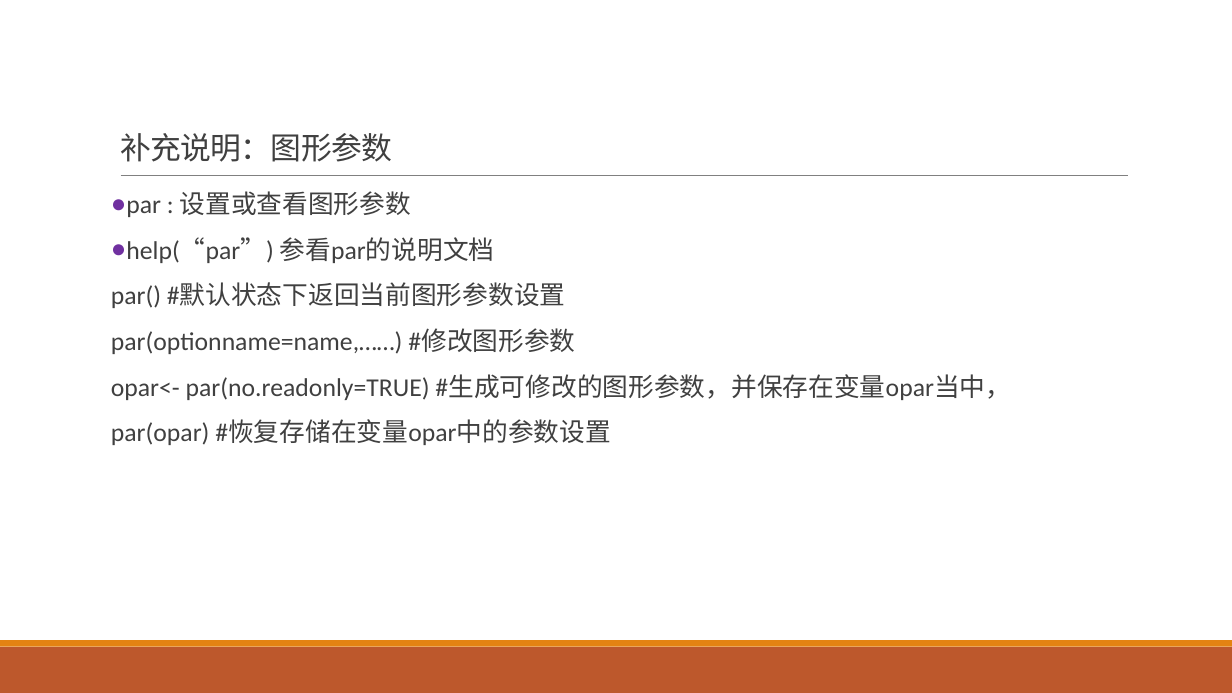
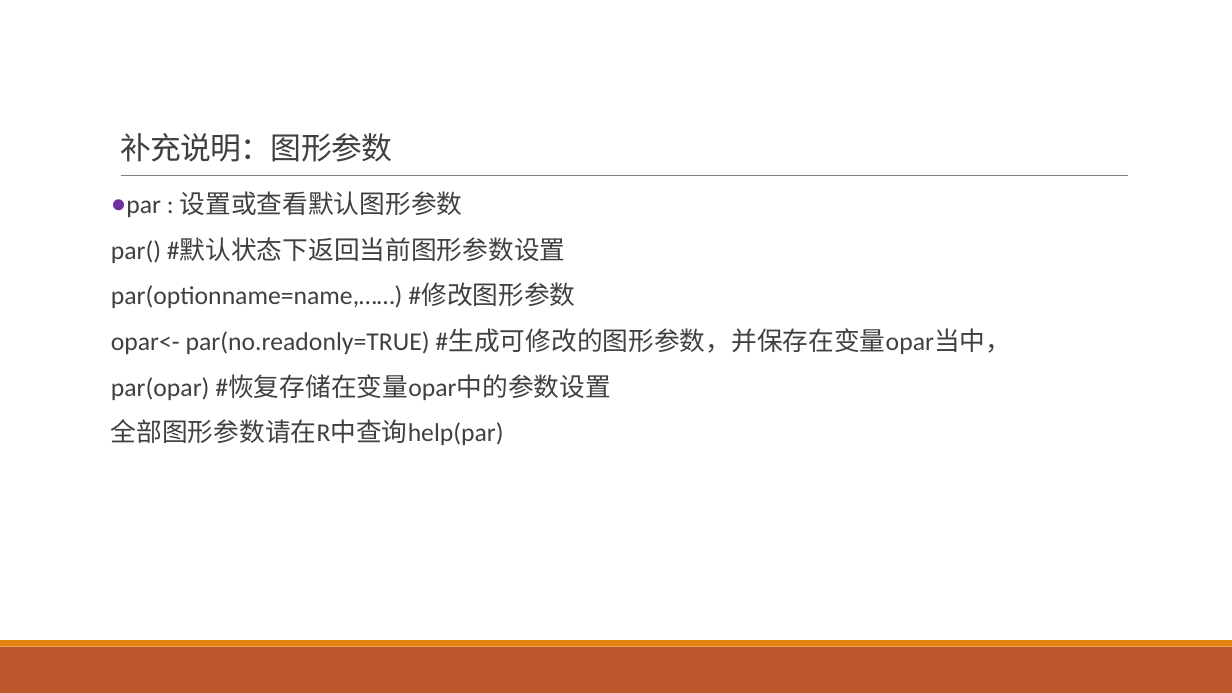
Before and after one commit to exoplanetX/DataAnalytics, a slide deck: slide 13 of 实验-5-数据可视化.pptx. Drawn at 1232x693 pixels with LibreOffice and Linux fonts; fonts in the diff are those of the drawing. Boxes give left, top, right and bottom in pixels: in the first picture for what was removed or moved away, otherwise in the second. Text is boxed around its words. In the diff, an @@ line names an element or a change of style, - is before the commit and + after.

```diff
--- a/实验-5-数据可视化.pptx
+++ b/实验-5-数据可视化.pptx
@@ text at [126, 191, 463, 217]: text changed @@
-● par : 设置或查看图形参数
-● help(“par”) 参看par的说明文档
+● par : 设置或查看默认图形参数
@@ text at [111, 419, 504, 445]: paragraph added @@
+全部图形参数请在R中查询help(par)
```
Also in this commit, not shown: 2 other slides changed, 1 other file.
